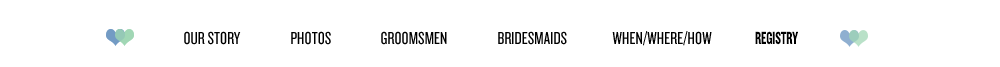
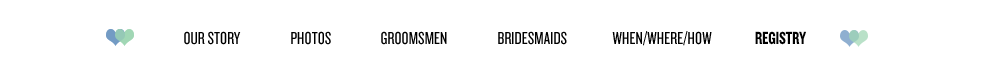
The second 1000x67 image is a revision of the first. Changes to its layers:
painted on "REGISTRY" over [left=757, top=31, right=806, bottom=45]
